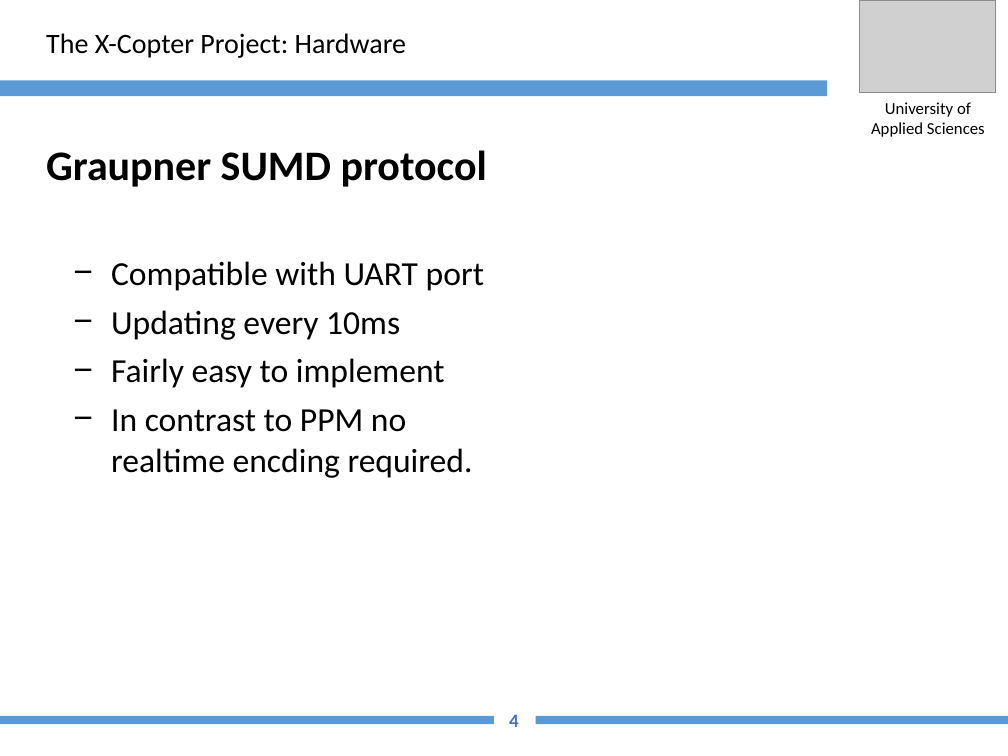
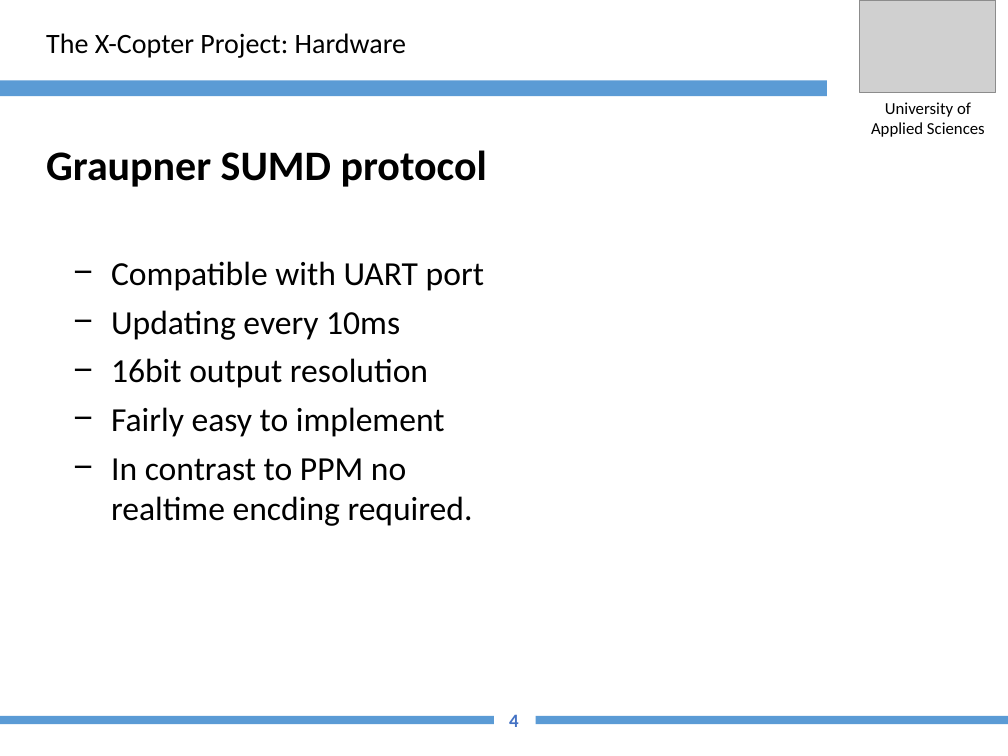
Before and after one commit to XCopter-HSU/XCopter, a slide deck: slide 4 of Final_Report/InFinalReportEinpflegen (Fuer Jan)/presentation_sample/jochen_slides.pptx. Drawn at 1008x756 pixels with LibreOffice and Linux fonts; fonts in the diff are those of the drawing; grey boxes stand for pictures; background and template pictures are left out. Boxes give left, top, right and bottom in pixels: in the first picture for what was removed or moved away, otherwise in the second. Text is boxed around its words. In the diff, an @@ line names an element or a change of style, - is before the commit and + after.

Commit message:
Changed one line

```diff
--- a/Final_Report/InFinalReportEinpflegen (Fuer Jan)/presentation_sample/jochen_slides.pptx
+++ b/Final_Report/InFinalReportEinpflegen (Fuer Jan)/presentation_sample/jochen_slides.pptx
@@ text at (111,358,428,388): paragraph added @@
+− 16bit output resolution
```
